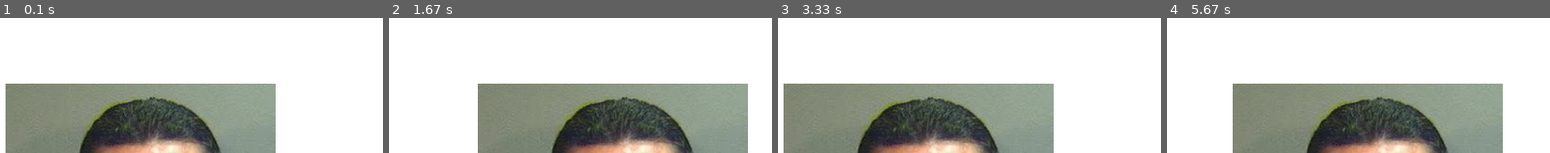
Above: before the commit, frames 1-4 (left to right).
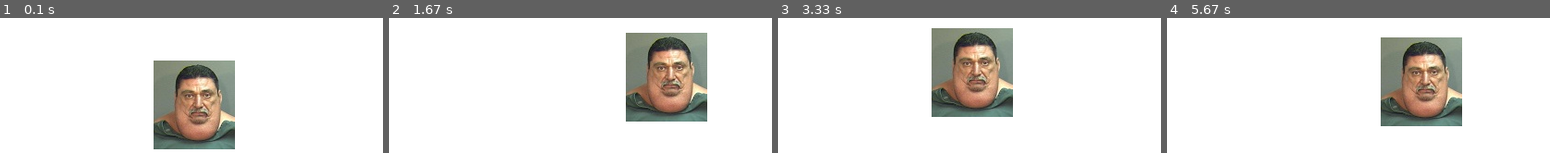
Above: after the commit, the same moments.

Repository: Ajay-Mohanraj/Evader
Game: pygame game, started from testing123.py
Same seed, same stepped clock (60 frames per second), same inputs: the game is played once before the commit and once after it.
Inputs:
- Up to frame 1 (0.1 s): no input
- Up to frame 2 (1.67 s): hold Right 0.33-0.8 s; hold Up 0.83-1.13 s; hold Right 1.17-1.63 s
- Up to frame 3 (3.33 s): hold Left 1.67-2.2 s; hold Down 2.23-2.53 s; hold Left 2.57-2.97 s; hold Up from 3 s (still down)
- Up to frame 4 (5.67 s): release Up at 3.37 s; hold Right 3.4-4.03 s; hold Down 4.07-4.43 s; hold Left 4.47-4.93 s; hold Right 4.97-5.43 s; hold Up from 5.47 s (still down)

The runs differ from the first frame. In frame 1, 38% of the frame differs, in the area x 1-72%, y 31-100%; in frame 2, 44%; in frame 3, 45%, in the area x 1-72%, y 7-100%; in frame 4, 43%.

Commit message:
Merge remote-tracking branch 'origin/master'
# Conflicts:
#	EggRoulette.py

Diff:
--- a/testing123.py
+++ b/testing123.py
@@ -4,8 +4,8 @@
 win = pygame.display.set_mode((500, 500))
 pygame.display.set_caption('First Game')
 
-x = 50
-y = 425
+x = 210
+y = 400
 width = 40
 height = 60
 vel = 5
@@ -31,10 +31,14 @@
         x -= vel
 
     if keys[pygame.K_RIGHT] and x < 500 - width - vel:
-
         x += vel
 
-    """ if not(isJump):
+    if keys[pygame.K_UP] and y > vel:
+        y -= vel
+
+    if keys[pygame.K_DOWN] and y < (500 - height - vel):
+        y += vel
+    """if not(isJump):
 
         if keys[pygame.K_UP] and y > vel:
 
Binary file changed: ohya.jpg
